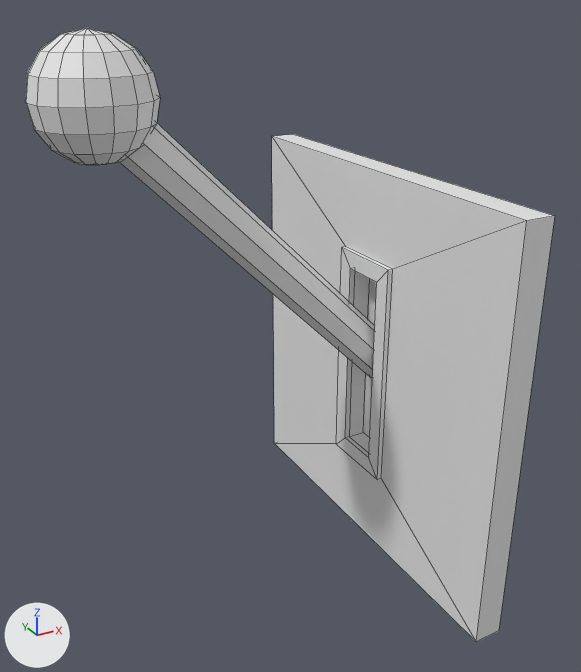
The Blender file Emergency 0/Assets/Models/04.02_poluga.blend: old version first, new version second.
Before and after are seen from a 50 mm camera at (-2.19, -3.08, 1.79) aimed at (-0.56, -0.1, 0.3). Lighting does not change. The marker at lower left points along +X, +Y and +Z. Mesh edges are drawn as thin lines.

Objects in the first picture: 'poluga', 'poluga_u_zidu'.
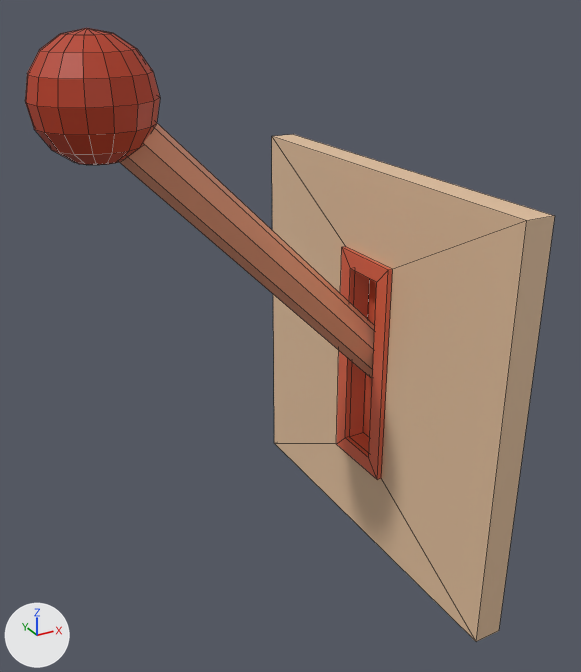
Where the change shows, as pixel boxes (x1, y1, x2, y2) in the pictures (581 x 672 px):
part 1 of me_cube, recoloured (white to beige): (272, 137, 527, 641) in both
part 2 of me_cube, recoloured (white to beige): (272, 134, 554, 221) in both
part 3 of me_cube, recoloured (white to beige): (275, 443, 475, 640) in both
part 4 of me_cube, recoloured: (476, 216, 555, 642) in both
part 5 of me_cube, recoloured (white to red): (336, 247, 393, 480) in both
part 6 of me_cylinder, recoloured (white to red): (25, 28, 160, 165) in both
part 7 of me_cylinder, recoloured: (119, 123, 375, 378) in both

The edits, one by one:
Material '#e39776' (mat_e39776) is new.
Its base color is (0.768, 0.309, 0.181) (beige #e39776).
Material '#e3c09d' (mat_e3c09d) is new.
Its base color is (0.768, 0.527, 0.337) (beige #e3c09d).
Material '#b83b1c' (mat_b83b1c) is new.
Its base color is (0.479, 0.0437, 0.0116) (red #b83b1c).
Material '#e3c09d.001' (mat_e3c09d_001) is new.
Its base color is (0.768, 0.527, 0.337) (beige #e3c09d).
Material '#dd6345' (mat_dd6345) is new.
Its base color is (0.723, 0.125, 0.0595) (red #dd6345).
me_cube has 28 vertices, 26 faces and spans x -1.37..1.0, y -1.0..1.0, z -1.0..1.0.
me_cube is used by ob_poluga_u_zidu; location (0.0, 0.0, 0.0); scale (0.0692, 1.0, 1.0).
me_cube part 1: 3 of the faces centred in x -1.0, y -0.6..0.6, z 0.0..0.79 switch from mat_material (white #e7e7e7) to mat_e3c09d_001 (beige #e3c09d).
me_cube part 2: 3 of the faces centred in x 0.0..1.0, y 0.0..1.0, z 0.0..1.0 switch from mat_material (white #e7e7e7) to mat_e3c09d_001 (beige #e3c09d).
me_cube part 3: 1 of the faces centred in x -1.0, y 0.0, z -0.79 switch from mat_material (white #e7e7e7) to mat_e3c09d_001 (beige #e3c09d).
me_cube part 4: 1 of the faces centred in x 0.0, y -1.0, z 0.0 switch from mat_material (white #e7e7e7) to mat_e3c09d_001 (beige #e3c09d).
me_cube part 5: all 17 faces centred in x -1.37..0.34, y -0.2..0.2, z -0.57..0.57 switch from mat_material (white #e7e7e7) to mat_dd6345 (red #dd6345).
me_cylinder has 130 vertices, 138 faces and spans x -1.94..2.67, y -2.3..2.3, z -0.04..2.09.
me_cylinder is used by ob_poluga; location (0.0, 0.0, 0.0); rotation (0.0, -0.785, 0.0), in degrees (0, -45, 0); scale (0.107, 0.107, 1.04).
me_cylinder part 6: all 129 faces centred in x -1.81..2.55, y -2.13..2.13, z 1.63..2.08 switch from no material to mat_b83b1c (red #b83b1c).
me_cylinder part 7: all 8 faces centred in x -0.58..1.13, y -0.85..0.85, z 0.96 switch from no material to mat_e39776 (beige #e39776).
me_cylinder now uses material mat_e3c09d (beige #e3c09d).
